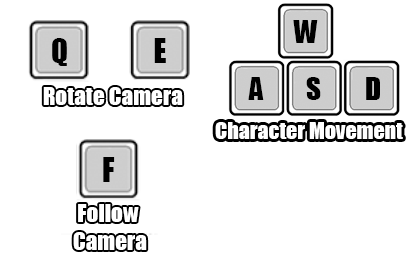
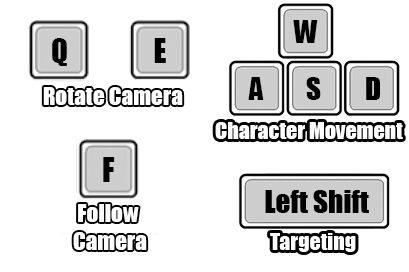
Layers edited between the first and the second 409×272 image:
showed "Controls2" over box(238, 173, 390, 255)
